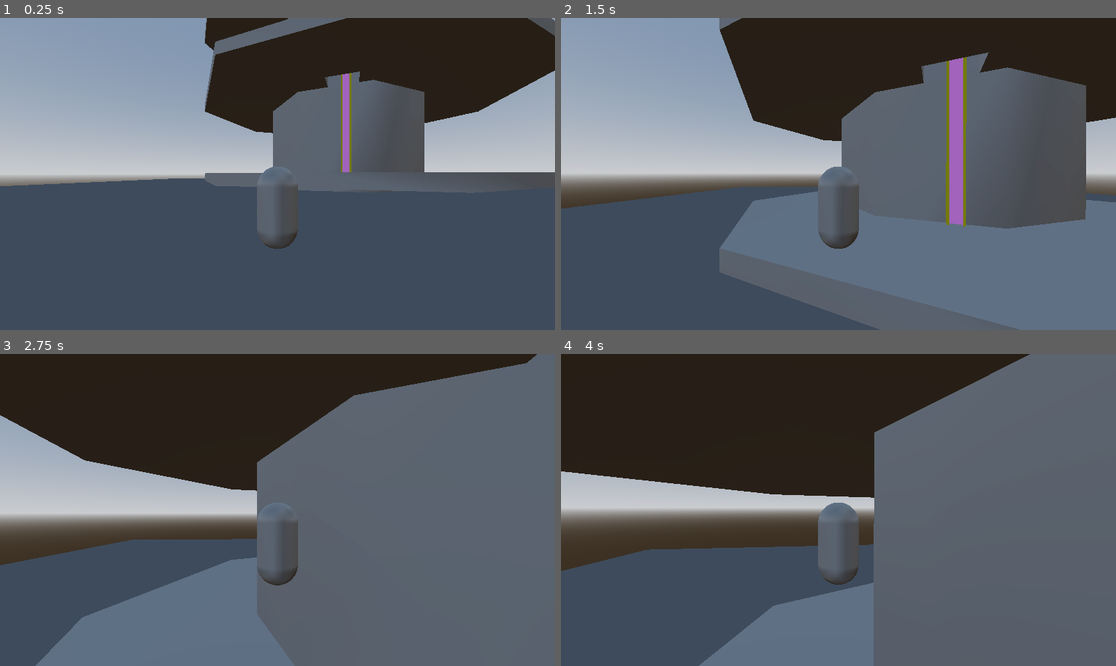
Above: before the commit, frames 1-4 (two rows, left to right).
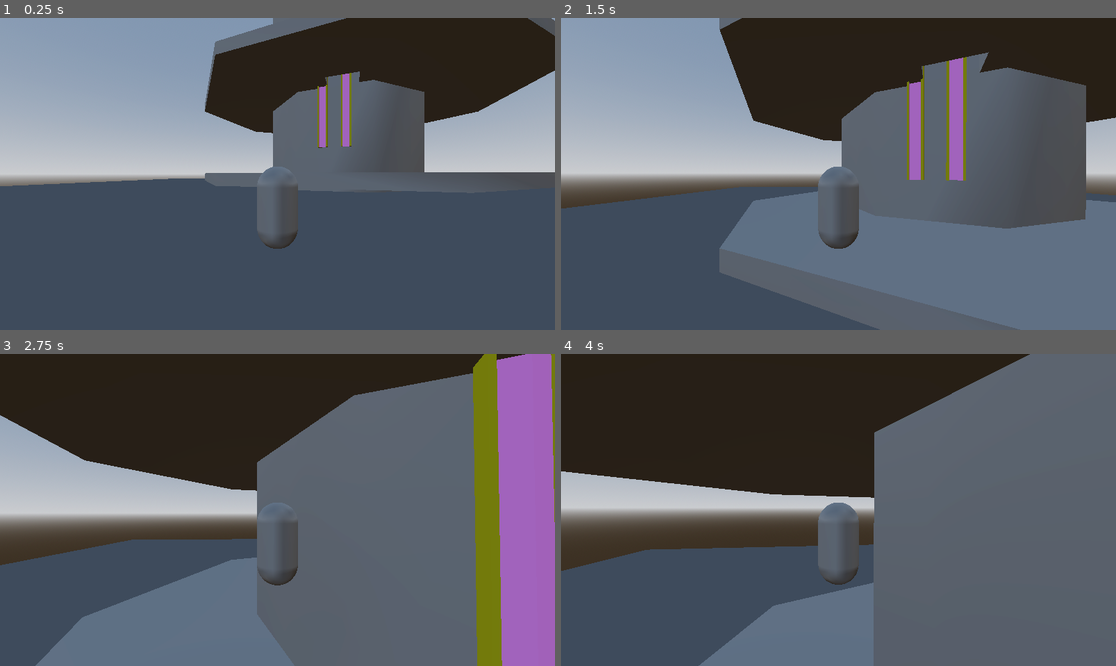
Above: after the commit, the same moments.

Repository: c-dez/3d-game
Game: Godot game, scene res://escenes/world/world.tscn
The game is run twice, just before and just after one commit, with the same random seed, the same clock (stepped at 60 frames per second) and the same inputs.
Inputs (mouse positions are in pixels of both pictures, inside the frame that each line leads up to):
- Up to frame 1 (0.25 s): no input
- Up to frame 2 (1.5 s): tap Enter at 0.5 s; move the mouse to (866, 174) at 0.52 s; hold W (forward) from 0.53 s (still down); tap E (action) at 0.6 s; tap Space (jump) at 0.77, 0.8, 1.07, 1.35 s; move the mouse to (810, 174) at 1.27 s
- Up to frame 3 (2.75 s): keep holding W (forward); tap Space (jump) at 1.52, 1.82, 2.3 s; tap E (action) at 1.55, 2.1 s; move the mouse to (288, 503) at 2.02 s
- Up to frame 4 (4 s): keep holding W (forward); move the mouse to (832, 516) at 2.77 s; tap E (action) at 2.85 s; tap Space (jump) at 3.02, 3.32, 3.6, 3.77 s; move the mouse to (877, 513) at 3.52 s

The runs differ from the first frame. In frame 1, 1.2% of the frame differs, in the area x 36-64%, y 0-50%; in frame 2, 1.5%; in frame 3, 14%, in the area x 85-100%, y 0-100%; in frame 4, less than 0.1%.

Commit message:
pulido climb

Diff:
--- a/assets/ladder.tscn
+++ b/assets/ladder.tscn
@@ -10,6 +10,7 @@
 size = Vector3(1, 10, 1)
 
 [node name="Ladder" type="CSGBox3D"]
+use_collision = true
 size = Vector3(1, 10, 0.5)
 material = SubResource("StandardMaterial3D_eqsx1")
 
--- a/escenes/player/actions.gd
+++ b/escenes/player/actions.gd
@@ -10,28 +10,44 @@
 
 func _process(_delta: float) -> void:
 	change_state_between_moving_or_climbing()
+
+
+func change_state_between_moving_or_climbing() -> void:
+	if not can_climb and MoveStateMachine.current_state == MoveStateMachine.STATE.CLIMBING:
+		MoveStateMachine.current_state = MoveStateMachine.STATE.MOVING
+
+	match MoveStateMachine.current_state:
+		MoveStateMachine.STATE.MOVING:
+			if (Keybindings.buffer_action()) and can_climb:
+				MoveStateMachine.current_state = MoveStateMachine.STATE.CLIMBING
+
+		# ME GUSTA MAS SOLTARSE DE ESCALERA SOLO CON jump_climb()
+		# MoveStateMachine.STATE.CLIMBING:
+		# 	if Input.is_action_just_pressed(Keybindings.action):
+		# 		MoveStateMachine.current_state = MoveStateMachine.STATE.MOVING
+		# 		can_climb = false
+		_:
+			pass
+
+
+func jump_climb() -> void:
+	#sale de climbing y brinca
+	if Input.is_action_just_pressed(Keybindings.jump):
+		MoveStateMachine.current_state = MoveStateMachine.STATE.MOVING
+		player.velocity.y = player._jump_velocity
+
+
 	pass
 
 
-func change_state_between_moving_or_climbing() -> void:
-	if can_climb and MoveStateMachine.current_state == MoveStateMachine.STATE.MOVING:
-		if Input.is_action_just_pressed(Keybindings.action):
-			MoveStateMachine.current_state = MoveStateMachine.STATE.CLIMBING
-
-	elif can_climb and MoveStateMachine.current_state == MoveStateMachine.STATE.CLIMBING:
-		if Input.is_action_just_pressed(Keybindings.action):
-			MoveStateMachine.current_state = MoveStateMachine.STATE.MOVING
-	elif not can_climb:
-		MoveStateMachine.current_state = MoveStateMachine.STATE.MOVING
-
-
 func climb() -> void:
+	# bloquear movimiento en X Z
 	player.velocity.x = 0
 	player.velocity.z = 0
 	if Input.is_action_pressed(Keybindings.climb):
 		player.velocity.y = climb_speed
 	elif Input.is_action_pressed(Keybindings.descend):
-		player.velocity.y = -5.0
+		player.velocity.y = - climb_speed
 	else:
 		player.velocity.y = 0.0
 
--- a/escenes/player/player.gd
+++ b/escenes/player/player.gd
@@ -31,7 +31,6 @@
 
 
 func _ready() -> void:
-	debug_start()
 	calculate_better_jump()
 
 
@@ -41,8 +40,10 @@
 			move()
 			jump(_delta)
 			coyote_time_jump(_delta)
+
 		MoveStateMachine.STATE.CLIMBING:
 			actions.climb()
+			actions.jump_climb()
 		_:
 			pass
 
@@ -113,13 +114,6 @@
 			velocity.y -= _jump_gravity * _delta
 
 
-func debug_start() -> void:
-	# codigos para reportar errores
-	if player_camera is not PlayerCamera:
-		printerr("referencia a  '@export var player_camera :PlayerCamera' es incorrecta")
-		set_process(false)
-
-
 func calculate_better_jump() -> void:
 	_jump_velocity = 2.0 * jump_height / jump_time_to_peak
 	_jump_gravity = 2.0 * jump_height / (jump_time_to_peak * jump_time_to_peak)
--- a/escenes/world/world.tscn
+++ b/escenes/world/world.tscn
@@ -58,15 +58,16 @@
 radius = 20.0
 height = 1.0
 
-[node name="CSGCylinder3D5" type="CSGCylinder3D" parent="CSGCombiner3D"]
-transform = Transform3D(1, 0, 0, 0, 1, 0, 0, 0, 1, 0.0325527, 21.4538, 0.00902557)
-radius = 20.0
-height = 1.0
-
 [node name="CSGBox3D" type="CSGBox3D" parent="CSGCombiner3D"]
 transform = Transform3D(0.935426, 0, -0.353524, 0, 1.8, 0, 0.353524, 0, 0.935426, -2.98835, 11.8514, 9.90094)
 operation = 2
 size = Vector3(3.05981, 1, 2.46582)
 
 [node name="Ladder" parent="." instance=ExtResource("2_2myj7")]
-transform = Transform3D(0.947813, 0, -0.318827, 0, 1.29938, 0, 0.318827, 0, 0.947813, -2.43067, 8.40056, 9.27734)
+transform = Transform3D(0.947813, 0, -0.318827, 0, 5.02974, 0, 0.318827, 0, 0.947813, -2.43067, 29.7452, 9.27734)
+
+[node name="Ladder3" parent="." instance=ExtResource("2_2myj7")]
+transform = Transform3D(0.9241, 0, -0.382151, 0, 5.02975, 0, 0.382151, 0, 0.9241, -4.62054, 29.7452, 8.5787)
+
+[node name="Ladder2" parent="." instance=ExtResource("2_2myj7")]
+transform = Transform3D(0.999636, 0, -0.0269621, 0, 2.21922, 0, 0.0269621, 0, 0.999636, 0.635624, 24.164, 10.1957)
--- a/scripts/keybinings/keybindings.gd
+++ b/scripts/keybinings/keybindings.gd
@@ -8,14 +8,14 @@
 var left: String = "left"
 var right: String = "right"
 
+var buffer_active_time: float = 0.3
 #jump
 var jump: String = "jump"
-# buffer
 var jump_buffer_timer: Timer
-var buffer_active_time: float = 0.3
 
 # Actions
 var action: String = "action"
+var action_buffer_timer: Timer
 
 #climbing
 var climb:String = "forward"
@@ -23,7 +23,8 @@
 
 
 func _ready() -> void:
-	buffer_timers_settup()
+	set_jump_buffer_timer()
+	set_action_buffer_timer()
 	pass
 
 func _process(_delta: float) -> void:
@@ -38,38 +39,22 @@
 	return jump_buffer_timer.time_left > 0
 
 
-func buffer_timers_settup() -> void:
+func buffer_action()-> bool:
+	if Input.is_action_just_pressed(action):
+		action_buffer_timer.start(buffer_active_time)
+	return action_buffer_timer.time_left > 0
+
+
+func set_jump_buffer_timer() -> void:
 	# jump
 	jump_buffer_timer = Timer.new()
 	jump_buffer_timer.one_shot = true
 	jump_buffer_timer.autostart = false
 	add_child(jump_buffer_timer)
 
-# un state machine da seguimiento a estado moverse, escalando escalera
-# dependiendo de el estado se asignan y desasignan keybindings
 
-# func state_keys() -> void:
-# 	match MoveStateMachine.current_state:
-# 		MoveStateMachine.STATE.MOVING:
-# 			assign_moving_keys()
-# 		MoveStateMachine.STATE.CLIMBING:
-# 			assign_climbing_keys()
-
-# 		_:
-# 			pass
-
-# func assign_moving_keys():
-# 	forward = "forward"
-# 	backwards = "backwards"
-# 	left = "left"
-# 	right = "right"
-
-# func assign_climbing_keys():
-# 	climb = "forward"
-# 	descend = "backwards"
-
-# func clear_keys():
-# 	forward = ""
-# 	backwards = ""
-# 	left = ""
-# 	right = ""
+func set_action_buffer_timer()->void:
+	action_buffer_timer = Timer.new()
+	action_buffer_timer.one_shot = true
+	action_buffer_timer.autostart = false
+	add_child(action_buffer_timer)
